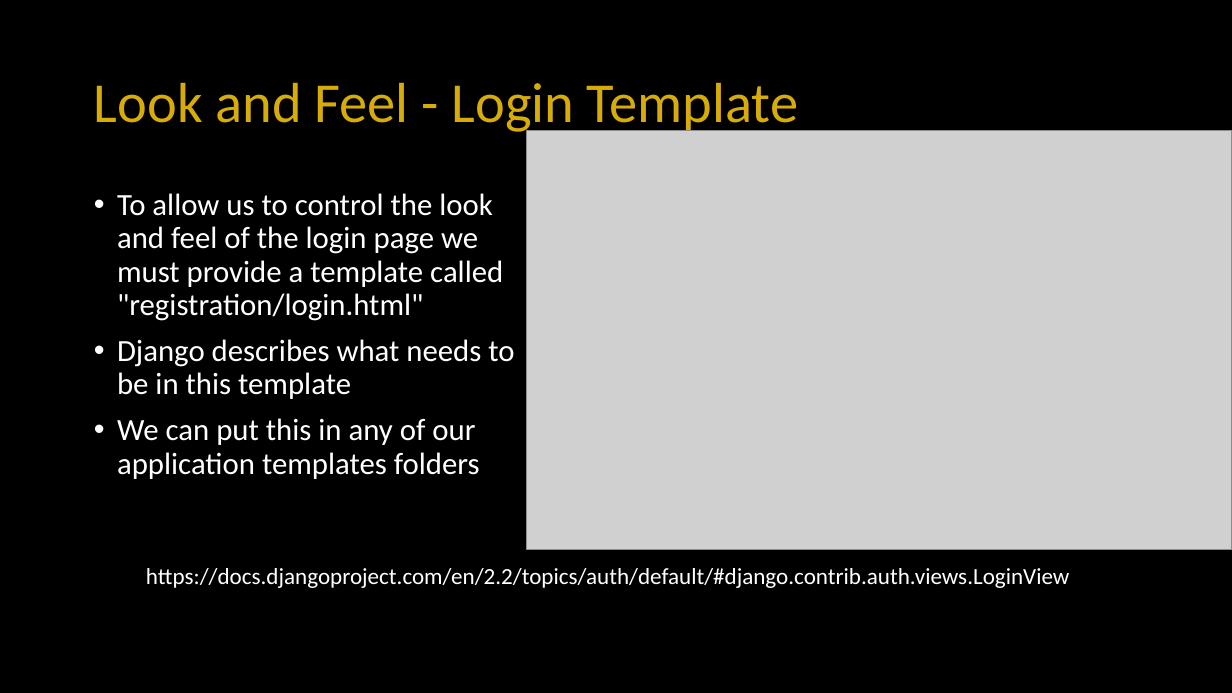
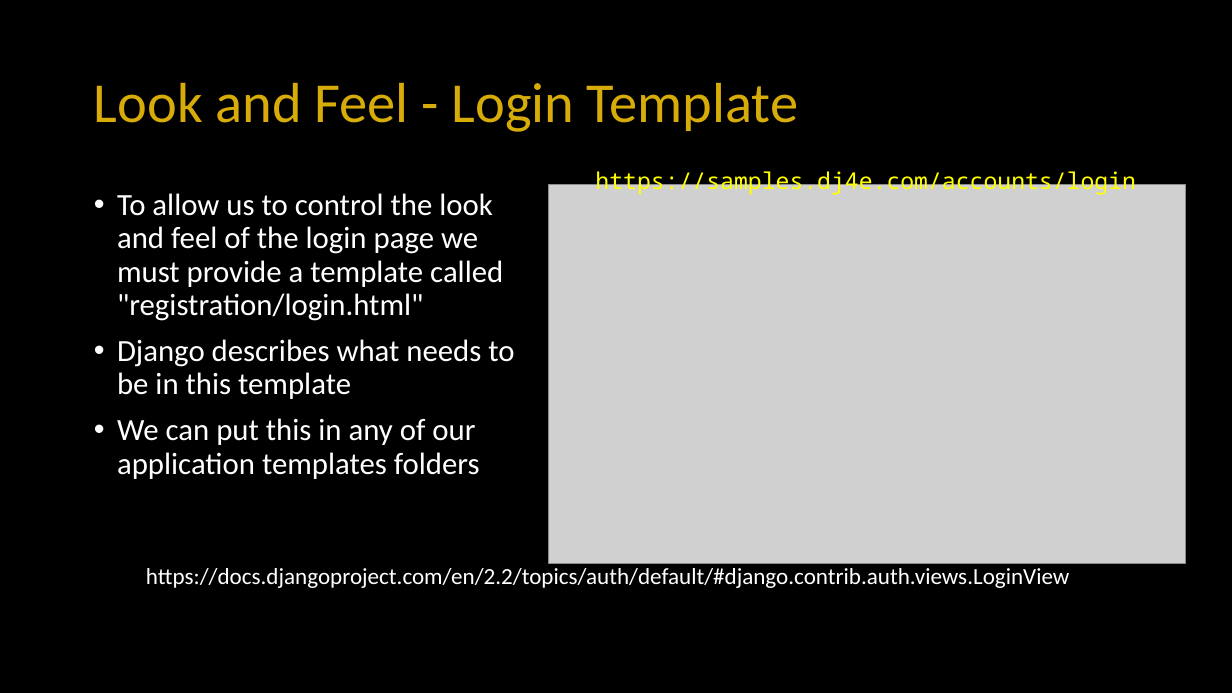
Before and after one commit to csev/dj4e, a slide deck: slide 18 of lectures/DJ-08-Login.pptx (slide 14 before the commit). Drawn at 1232x693 pixels with LibreOffice and Linux fonts; fonts in the diff are those of the drawing; grey boxes stand for pictures. Boxes give left, top, right and bottom in pixels: in the first picture for what was removed or moved away, otherwise in the second. Text is boxed around its words. In the diff, an @@ line names an element or a change of style, - is before the commit and + after.

Commit message:
MVP Login lecture

```diff
--- a/lectures/DJ-08-Login.pptx
+++ b/lectures/DJ-08-Login.pptx
@@ text added at (x1=595, y1=168, x2=1136, y2=195), 18 pt, text #FFFF00 @@
+https://samples.dj4e.com/accounts/login
@@ picture resized from (x1=526, y1=130, x2=1232, y2=550) to (x1=548, y1=184, x2=1186, y2=563) @@
```
Also in this commit, not shown: 5 other slides changed, 10 slides added, 2 slides removed, 2 other files.
